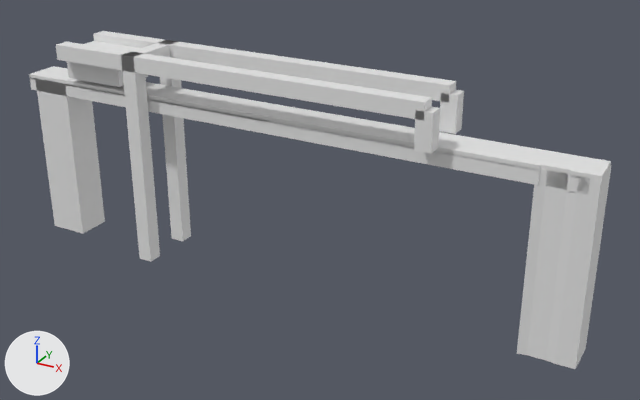
One commit to the glTF model models/dordrecht/dordrecht-draaibrug-dordrecht/dordrecht-draaibrug-dordrecht.glb: the scene before it, then after it.
Camera for both pictures: a 50 mm camera at (24.4, -39.7, 15.5) aimed at (2.2, 0.6, -4.7). Lighting does not change. The marker at lower left points along +X, +Y and +Z. The picture after the commit comes second.

The scene before the commit, as lines of its bpy script (objects in view):
```python
ob_building_balans = bpy.data.objects.new('building:balans', me_balans)
ob_building_balans.location = (0.0, 0.0, 0.0)
ob_building_balans_2 = bpy.data.objects.new('building:balans 2', me_balans_2)
ob_building_balans_2.location = (0.0, 0.0, 0.0)
ob_building_contragewicht = bpy.data.objects.new('building:contragewicht', me_contragewicht)
ob_building_contragewicht.location = (0.0, 0.0, 0.0)
ob_building_hamei = bpy.data.objects.new('building:hamei', me_hamei)
ob_building_hamei.location = (0.0, 0.0, 0.0)
ob_building_hamei_2 = bpy.data.objects.new('building:hamei 2', me_hamei_2)
ob_building_hamei_2.location = (0.0, 0.0, 0.0)
ob_building_hangstang = bpy.data.objects.new('building:hangstang', me_hangstang)
ob_building_hangstang.location = (0.0, 0.0, 0.0)
ob_building_hangstang_2 = bpy.data.objects.new('building:hangstang 2', me_hangstang_2)
ob_building_hangstang_2.location = (0.0, 0.0, 0.0)
ob_building_portaal = bpy.data.objects.new('building:portaal', me_portaal)
ob_building_portaal.location = (0.0, 0.0, 0.0)
ob_road_voetpad_2 = bpy.data.objects.new('road:voetpad 2', me_voetpad_2)
ob_road_voetpad_2.location = (0.0, 0.0, 0.0)
# also in view: 'road:voetpad' at (-8.8, 0.0, 0.2); 'road:dek' at (0.0, 0.0, -0.2); 'road:landhoofd (aangenomen) 2' at (16.2, 0.0, -4.9); 'road:landhoofd (aangenomen)' at (-16.2, 0.0, -4.9)
```
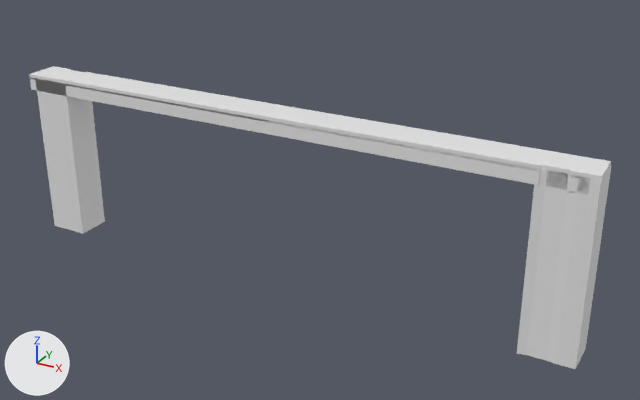
Where the change shows, as pixel boxes [x1, y1, x2, y2] in the pictures (640 x 400 px):
'building:balans 2', deleted: before [56, 42, 432, 120]
'building:balans', deleted: before [93, 31, 456, 103]
'building:hamei 2', deleted: before [121, 52, 160, 262]
'building:hamei', deleted: before [158, 40, 191, 241]
'building:contragewicht', deleted: before [67, 41, 148, 87]
'building:hangstang 2', deleted: before [414, 107, 440, 154]
'building:hangstang', deleted: before [439, 90, 464, 134]
'building:portaal', deleted: before [129, 41, 170, 57]

Diff of the bpy script that builds the scene:
```diff
--- a/models/dordrecht/dordrecht-draaibrug-dordrecht/dordrecht-draaibrug-dordrecht.glb.py
+++ b/models/dordrecht/dordrecht-draaibrug-dordrecht/dordrecht-draaibrug-dordrecht.glb.py
@@ ob_building_hamei @@
-ob_building_hamei = bpy.data.objects.new('building:hamei', me_hamei)
-ob_building_hamei.location = (0.0, 0.0, 0.0)
@@ ob_building_hamei_2 @@
-ob_building_hamei_2 = bpy.data.objects.new('building:hamei 2', me_hamei_2)
-ob_building_hamei_2.location = (0.0, 0.0, 0.0)
@@ ob_building_portaal @@
-ob_building_portaal = bpy.data.objects.new('building:portaal', me_portaal)
-ob_building_portaal.location = (0.0, 0.0, 0.0)
@@ ob_building_balans @@
-ob_building_balans = bpy.data.objects.new('building:balans', me_balans)
-ob_building_balans.location = (0.0, 0.0, 0.0)
@@ ob_building_hangstang @@
-ob_building_hangstang = bpy.data.objects.new('building:hangstang', me_hangstang)
-ob_building_hangstang.location = (0.0, 0.0, 0.0)
@@ ob_building_balans_2 @@
-ob_building_balans_2 = bpy.data.objects.new('building:balans 2', me_balans_2)
-ob_building_balans_2.location = (0.0, 0.0, 0.0)
@@ ob_building_hangstang_2 @@
-ob_building_hangstang_2 = bpy.data.objects.new('building:hangstang 2', me_hangstang_2)
-ob_building_hangstang_2.location = (0.0, 0.0, 0.0)
@@ ob_building_contragewicht @@
-ob_building_contragewicht = bpy.data.objects.new('building:contragewicht', me_contragewicht)
-ob_building_contragewicht.location = (0.0, 0.0, 0.0)
```
